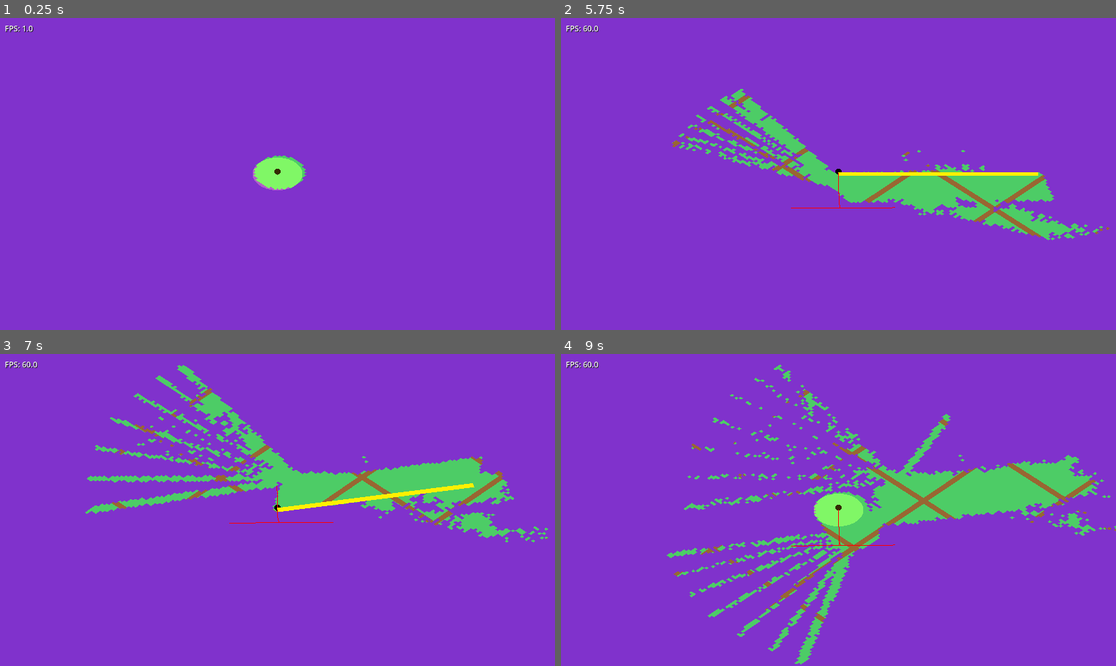
Above: before the commit, frames 1-4 (two rows, left to right).
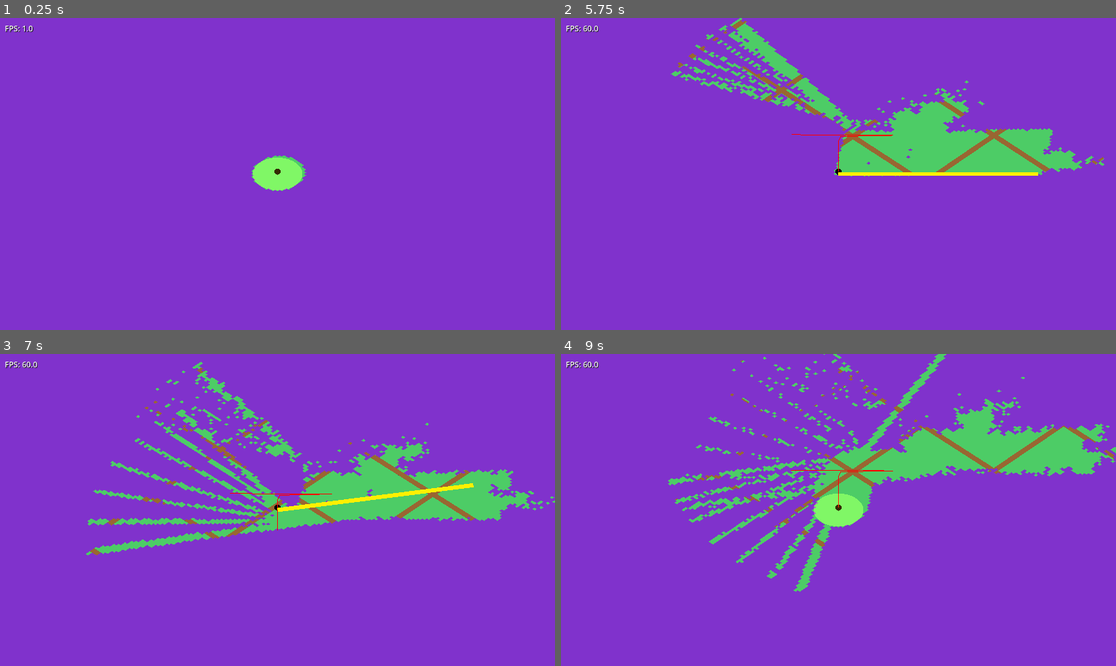
Above: after the commit, the same moments.

Repository: emersonh16/dastardlyfuck
Game: Godot game, scene res://scenes/test/test_miasma.tscn
Two runs of this game, one before a commit and one after it. Both use one fixed random seed, a clock stepped at 60 frames per second and the inputs below.
Inputs (mouse positions are in pixels of both pictures, inside the frame that each line leads up to):
- Up to frame 1 (0.25 s): no input
- Up to frame 2 (5.75 s): tap Enter at 0.5 s; move the mouse to (960, 158) at 0.52 s; hold Right (ui_right) 0.53-1.25 s; tap 1 at 0.6 s; click (960, 158) at 0.67 s; drag from (727, 189) to (810, 236) at 1.27 s; move the mouse to (894, 105) at 2.02 s; hold Right (ui_right) 2.03-2.75 s; tap 3 at 2.1 s; drag from (810, 236) to (672, 127) at 2.77 s; move the mouse to (1005, 220) at 3.52 s; hold Left (ui_left) 3.53-4.25 s; tap 5 at 3.6 s; drag from (672, 127) to (755, 96) at 4.27 s; move the mouse to (866, 174) at 5.02 s; hold Down (ui_down) from 5.03 s (still down); hold E from 5.03 s (still down); click (866, 174) at 5.17 s
- Up to frame 3 (7 s): release Down (ui_down) at 5.75 s; release E at 5.75 s; drag from (194, 432) to (166, 525) at 5.77 s; move the mouse to (399, 494) at 6.52 s; hold Up (ui_up) from 6.53 s (still down); hold F from 6.53 s (still down)
- Up to frame 4 (9 s): release Up (ui_up) at 7.25 s; release F at 7.25 s; drag from (727, 525) to (810, 572) at 7.27 s; move the mouse to (894, 441) at 8.02 s; hold Down (ui_down) 8.03-8.75 s; tap 2 at 8.1 s; drag from (810, 572) to (672, 463) at 8.77 s

The runs differ from the first frame. In frame 1, less than 0.1% of the frame differs, in the area x 45-53%, y 47-56%; in frame 2, 16%; in frame 3, 12%; in frame 4, 18%, in the area x 19-100%, y 0-100%.

Commit message:
wow camera working

Diff:
--- a/scripts/derelict/derelict.gd
+++ b/scripts/derelict/derelict.gd
@@ -24,37 +24,56 @@
 		trail = get_node_or_null("../../PlayerTrail")
 
 func _physics_process(_delta):
-	# Get input - try both arrow keys and WASD
+	# Get input - WASD relative to camera (screen space)
 	var input_dir = Vector2.ZERO
 
-	# Arrow keys
+	# WASD keys - screen space directions
+	if Input.is_key_pressed(KEY_W):
+		input_dir.y -= 1  # W = up screen
+	if Input.is_key_pressed(KEY_S):
+		input_dir.y += 1  # S = down screen
+	if Input.is_key_pressed(KEY_D):
+		input_dir.x += 1  # D = right screen
+	if Input.is_key_pressed(KEY_A):
+		input_dir.x -= 1  # A = left screen
+
+	# Arrow keys (same as WASD)
+	if Input.is_action_pressed("ui_up"):
+		input_dir.y -= 1
+	if Input.is_action_pressed("ui_down"):
+		input_dir.y += 1
 	if Input.is_action_pressed("ui_right"):
-		input_dir.y -= 1
+		input_dir.x += 1
 	if Input.is_action_pressed("ui_left"):
-		input_dir.y += 1
-	if Input.is_action_pressed("ui_down"):
 		input_dir.x -= 1
-	if Input.is_action_pressed("ui_up"):
-		input_dir.x += 1
 
-	# WASD keys - swap W and S
-	if Input.is_key_pressed(KEY_D):
-		input_dir.y -= 1  # D = right
-	if Input.is_key_pressed(KEY_A):
-		input_dir.y += 1  # A = left
-	if Input.is_key_pressed(KEY_S):
-		input_dir.x += 1  # S = down (swapped with W)
-	if Input.is_key_pressed(KEY_W):
-		input_dir.x -= 1  # W = up (swapped with S)
+	# Convert screen-space input to world-space based on camera rotation
+	# Get camera to determine forward/right directions
+	var viewport = get_viewport()
+	var camera = viewport.get_camera_3d() if viewport else null
+	var move_dir: Vector3
 
-	# Screen-space to world-space for isometric
-	# Current: A→up, D→down, W→left, S→right
-	# Desired: W→up, S→down, D→right, A→left
-	# Try negating y: world_x = -y + x, world_z = y + x
-	var world_x = -input_dir.y + input_dir.x
-	var world_z = input_dir.y + input_dir.x
+	if camera:
+		# Get camera's forward and right vectors (projected to XZ plane)
+		var camera_basis = camera.global_transform.basis
+		var forward = -camera_basis.z  # Camera looks down -Z
+		var right = camera_basis.x     # Camera right is +X
 
-	var move_dir = Vector3(world_x, 0, world_z)
+		# Project to XZ plane (ignore Y component)
+		forward.y = 0
+		right.y = 0
+		forward = forward.normalized()
+		right = right.normalized()
+
+		# Convert screen-space input to world-space
+		# input_dir.y = up/down screen, input_dir.x = left/right screen
+		move_dir = (forward * -input_dir.y) + (right * input_dir.x)
+		move_dir.y = 0  # Keep on ground plane
+	else:
+		# Fallback: use old isometric conversion if no camera
+		var world_x = -input_dir.y + input_dir.x
+		var world_z = input_dir.y + input_dir.x
+		move_dir = Vector3(world_x, 0, world_z)
 
 	# Set velocity for CharacterBody3D
 	if move_dir.length() > 0:
--- a/scripts/renderers/miasma_renderer.gd
+++ b/scripts/renderers/miasma_renderer.gd
@@ -11,6 +11,7 @@
 var _last_visible_bounds: Dictionary = {}
 var _last_wind_offset: Vector2 = Vector2.ZERO
 var _last_player_tile: Vector2i = Vector2i(0, 0)
+var _last_camera_rotation: Vector3 = Vector3.ZERO
 var wind_manager: Node = null
 const WIND_REBUILD_THRESHOLD: float = 1.0  # Rebuild when wind moves > 1 tile (was 0.1)
 const PLAYER_TILE_THRESHOLD: int = 2  # Rebuild when player moves > 2 tiles
@@ -52,6 +53,8 @@
 		if miasma_manager.viewport_tiles_x > 0 and camera:
 			# Wait one more frame to ensure camera is fully set up
 			await get_tree().process_frame
+			# Initialize camera rotation tracking
+			_last_camera_rotation = camera.rotation
 			break
 
 	# Initial render
@@ -76,6 +79,15 @@
 	# Get player position (sheet follows player, not camera)
 	var player_pos = miasma_manager.player_position
 	var player_ground = Vector3(player_pos.x, 0, player_pos.z)
+
+	# Get viewport info (need camera to check rotation)
+	var viewport = get_viewport()
+	if not viewport:
+		return
+
+	var camera = viewport.get_camera_3d()
+	if not camera:
+		return
 
 	# Quick early exit checks before expensive calculations
 	var tile_size = miasma_manager.get_tile_size()
@@ -89,19 +101,13 @@
 	var player_tile_delta = current_player_tile - _last_player_tile
 	var player_moved = abs(player_tile_delta.x) >= PLAYER_TILE_THRESHOLD or abs(player_tile_delta.y) >= PLAYER_TILE_THRESHOLD
 
+	# Check if camera rotated (camera rotation changes visible area)
+	var camera_rotated = camera.rotation.distance_to(_last_camera_rotation) > 0.01  # Small threshold for rotation
+
 	# Early exit: if nothing significant changed, just update position
 	# (Wind advection is smooth, so small movements don't need mesh rebuild)
-	if not wind_moved and not player_moved:
+	if not wind_moved and not player_moved and not camera_rotated:
 		global_position = player_ground
-		return
-
-	# Get viewport info (only do expensive calculations if we need to rebuild)
-	var viewport = get_viewport()
-	if not viewport:
-		return
-
-	var camera = viewport.get_camera_3d()
-	if not camera:
 		return
 
 	# Calculate visible world bounds by projecting screen corners to ground plane
@@ -173,6 +179,7 @@
 	_last_visible_bounds = current_bounds
 	_last_wind_offset = current_wind_offset
 	_last_player_tile = current_player_tile
+	_last_camera_rotation = camera.rotation
 
 	# Calculate tile bounds
 	var min_tile_x = int(min_x / tile_size)
